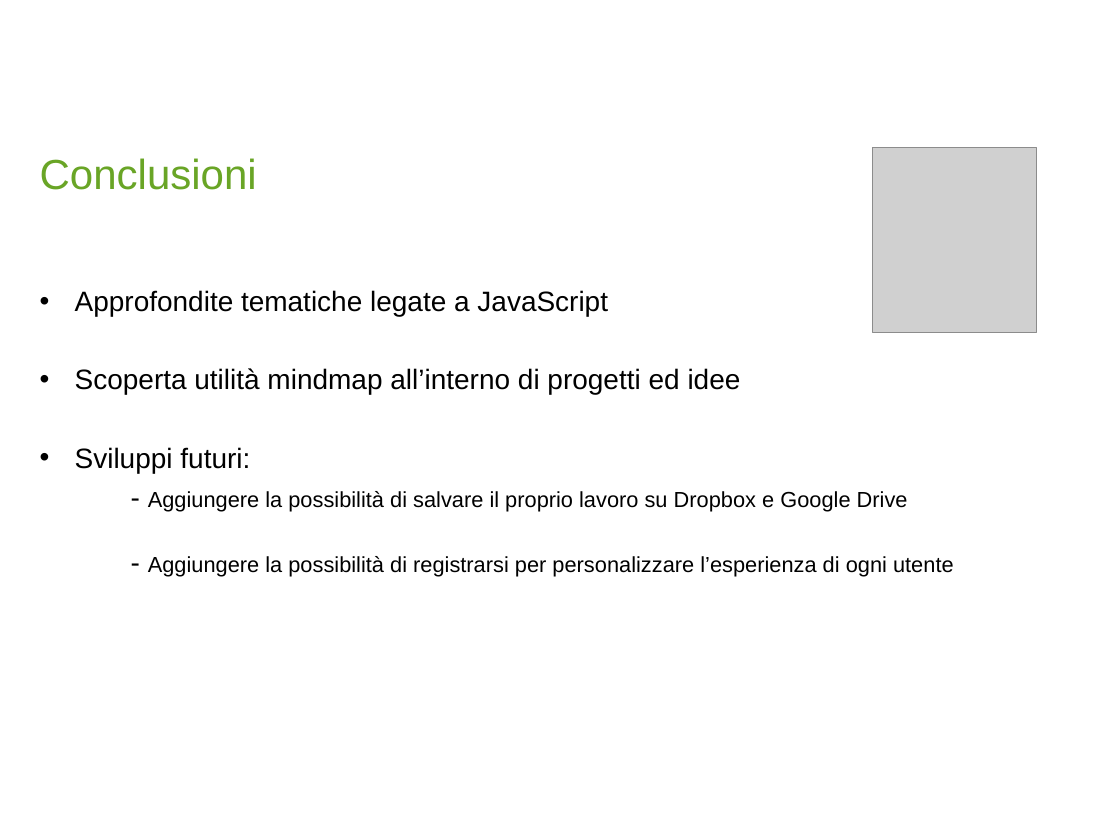
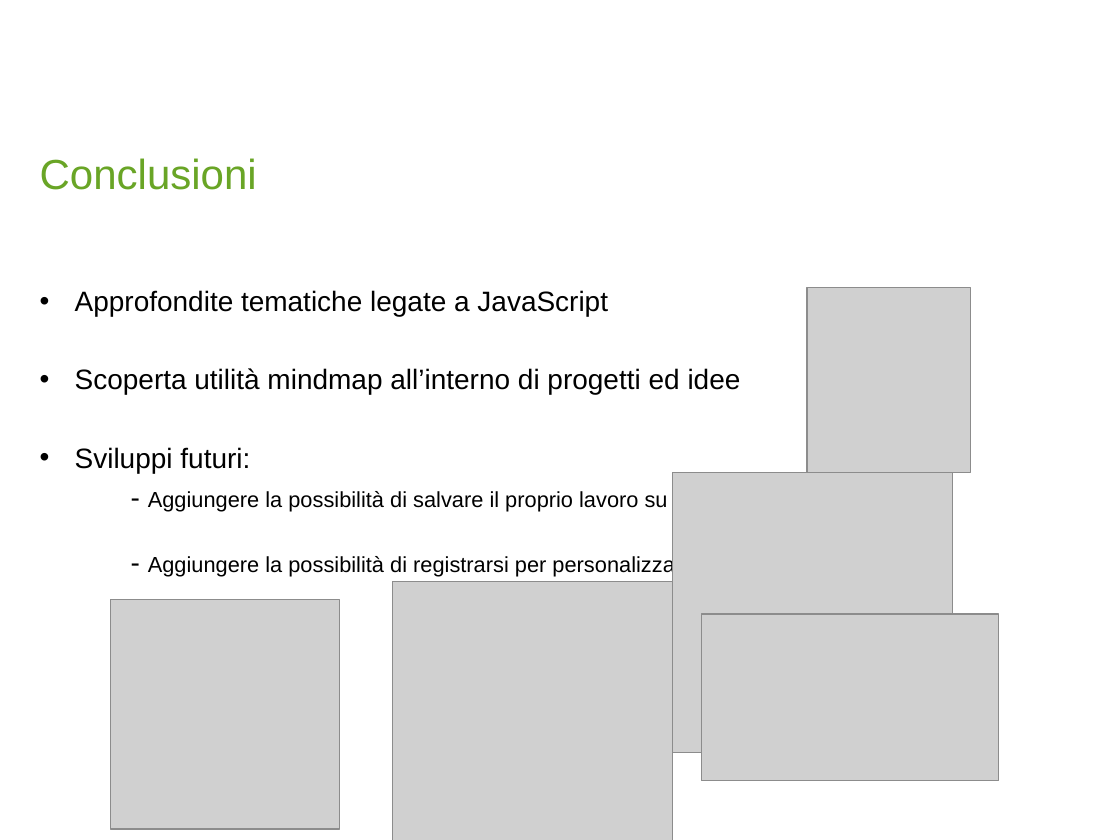
Before and after one commit to debonijonathan/ProgettoDiSemestre, a slide deck: slide 10 of presentazione/Presentazione_Progetti_di_Dipl.pptx. Drawn at 1120x840 pixels with LibreOffice and Linux fonts; fonts in the diff are those of the drawing; grey boxes stand for pictures; background and template pictures are left out. Boxes give left, top, right and bottom in pixels: in the first picture for what was removed or moved away, otherwise in the second. Text is boxed around its words. In the diff, an @@ line names an element or a change of style, - is before the commit and + after.

```diff
--- a/presentazione/Presentazione_Progetti_di_Dipl.pptx
+++ b/presentazione/Presentazione_Progetti_di_Dipl.pptx
@@ picture moved from (x1=872, y1=148, x2=1036, y2=333) to (x1=806, y1=288, x2=970, y2=473) @@
@@ picture added at (x1=673, y1=473, x2=953, y2=753) @@
@@ picture added at (x1=392, y1=581, x2=672, y2=840) @@
@@ picture added at (x1=110, y1=600, x2=339, y2=830) @@
@@ picture added at (x1=701, y1=614, x2=999, y2=781) @@
```
Also in this commit, not shown: 5 other slides changed.
